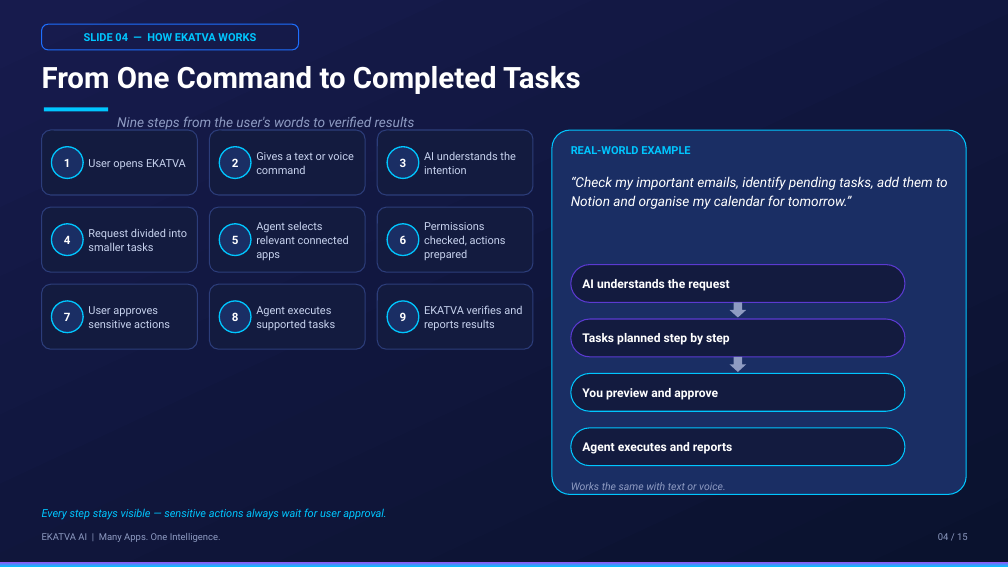
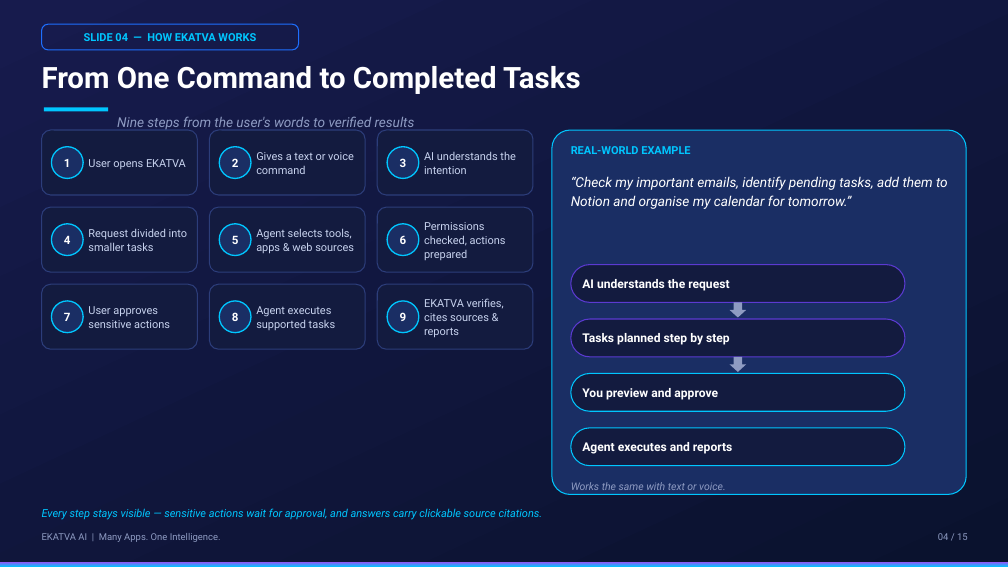
Before and after one commit to KrishnaVipul14/EKATVA, a slide deck: slide 4 of EKATVA_Entrepreneurship_Presentation.pptx. Drawn at 1008x567 pixels with LibreOffice and Linux fonts; fonts in the diff are those of the drawing. Boxes give left, top, right and bottom in pixels: in the first picture for what was removed or moved away, otherwise in the second. Text is boxed around its words. In the diff, an @@ line names an element or a change of style, - is before the commit and + after.

```diff
--- a/EKATVA_Entrepreneurship_Presentation.pptx
+++ b/EKATVA_Entrepreneurship_Presentation.pptx
@@ text at bbox=[256, 228, 354, 254]: text changed @@
-Agent selects relevant connected apps
+Agent selects tools, apps & web sources
@@ text at bbox=[424, 298, 504, 338]: text changed @@
-EKATVA verifies and reports results
+EKATVA verifies, cites sources & reports
@@ text at bbox=[42, 508, 543, 520]: text changed @@
-Every step stays visible — sensitive actions always wait for user approval.
+Every step stays visible — sensitive actions wait for approval, and answers carry clickable source citations.
```
Also in this commit, not shown: 8 other slides changed, 2 other files.
